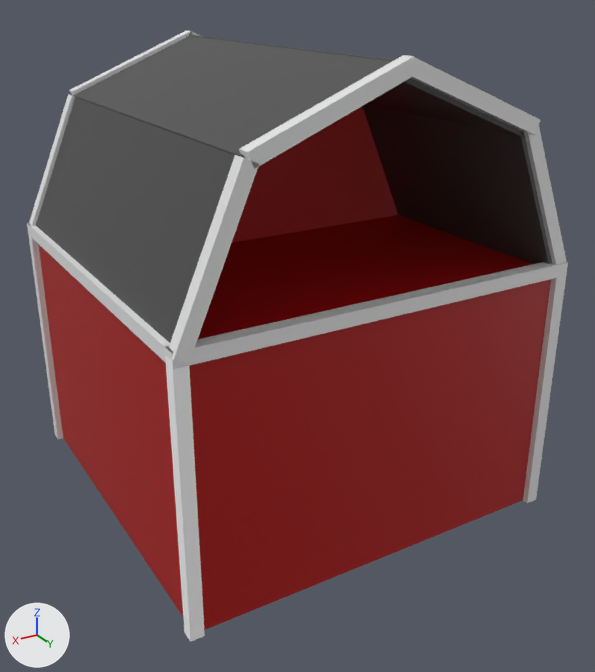
One commit to the glTF model assets/barn.gltf: the scene before it, then after it.
Both versions are drawn from a 50 mm camera at (3.08, 5.45, 3.93) aimed at (-0.06, 0.2, 1.3). Arrows for +X, +Y and +Z are at lower left; the lights stay in place. Where no turn or scale is listed for an object, it has been applied to the vertices.

Script lines for the objects in view, before the commit:
```python
ob_cube_003 = bpy.data.objects.new('Cube.003', me_cube)
ob_cube_003.location = (1.5, 1.5, 1.0)
ob_cube_009 = bpy.data.objects.new('Cube.009', me_cube_031)
ob_cube_009.location = (0.51, 0.01, 3.24)
ob_cube_013 = bpy.data.objects.new('Cube.013', me_cube_017)
ob_cube_013.location = (-1.28, 1.49, 2.52)
ob_cube_014 = bpy.data.objects.new('Cube.014', me_cube_018)
ob_cube_014.location = (1.27, -1.49, 2.52)
ob_cube_015 = bpy.data.objects.new('Cube.015', me_cube_019)
ob_cube_015.location = (1.27, 1.52, 2.52)
ob_cube_016 = bpy.data.objects.new('Cube.016', me_cube_020)
ob_cube_016.location = (0.51, 1.52, 3.27)
ob_cube_019 = bpy.data.objects.new('Cube.019', me_cube_023)
ob_cube_019.location = (-0.52, 1.52, 3.27)
# also in view: 'Cube.011' at (-1.25, 0.01, 2.52); 'Cube.006' at (0.0, 1.5, 2.0); 'Cube' at (0.0, 0.0, 1.0); 'Cube.010' at (1.24, 0.01, 2.52); 'Cylinder' at (0.0, -0.9, 2.0)
```
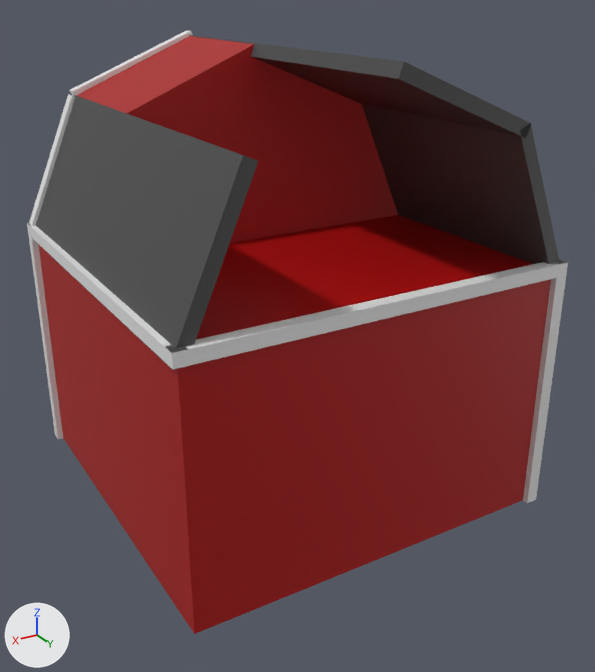
Location of each change, [x1, y1, x2, y2] in pixels of the pictures (595 x 672 px):
```json
{"object": "Cube.009", "change": "deleted", "before": [73, 35, 403, 167]}
{"object": "Cube.003", "change": "deleted", "before": [165, 355, 205, 641]}
{"object": "Cube.015", "change": "deleted", "before": [167, 155, 259, 364]}
{"object": "Cube.016", "change": "deleted", "before": [239, 55, 414, 167]}
{"object": "Cube.019", "change": "deleted", "before": [402, 55, 540, 135]}
{"object": "Cube.013", "change": "deleted", "before": [524, 126, 567, 265]}
{"object": "Cube.025", "change": "unchanged, uncovered by the edit", "before": [190, 35, 525, 137], "after": [190, 35, 531, 138]}
```

Edits to the scene script, one JSON object a line:
```json
{"op": "remove", "block": "ob_cube_003", "code": ["ob_cube_003 = bpy.data.objects.new('Cube.003', me_cube)", "ob_cube_003.location = (1.5, 1.5, 1.0)"]}
{"op": "remove", "block": "ob_cube_013", "code": ["ob_cube_013 = bpy.data.objects.new('Cube.013', me_cube_017)", "ob_cube_013.location = (-1.28, 1.49, 2.52)"]}
{"op": "remove", "block": "ob_cube_015", "code": ["ob_cube_015 = bpy.data.objects.new('Cube.015', me_cube_019)", "ob_cube_015.location = (1.27, 1.52, 2.52)"]}
{"op": "remove", "block": "ob_cube_016", "code": ["ob_cube_016 = bpy.data.objects.new('Cube.016', me_cube_020)", "ob_cube_016.location = (0.51, 1.52, 3.27)"]}
{"op": "remove", "block": "ob_cube_019", "code": ["ob_cube_019 = bpy.data.objects.new('Cube.019', me_cube_023)", "ob_cube_019.location = (-0.52, 1.52, 3.27)"]}
{"op": "remove", "block": "ob_cube_009", "code": ["ob_cube_009 = bpy.data.objects.new('Cube.009', me_cube_031)", "ob_cube_009.location = (0.51, 0.01, 3.24)"]}
```
